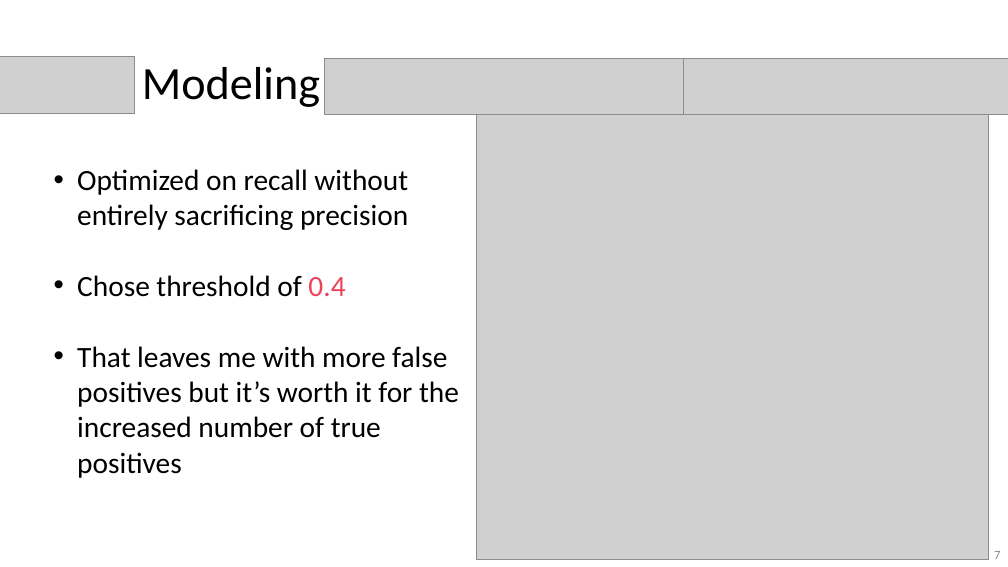
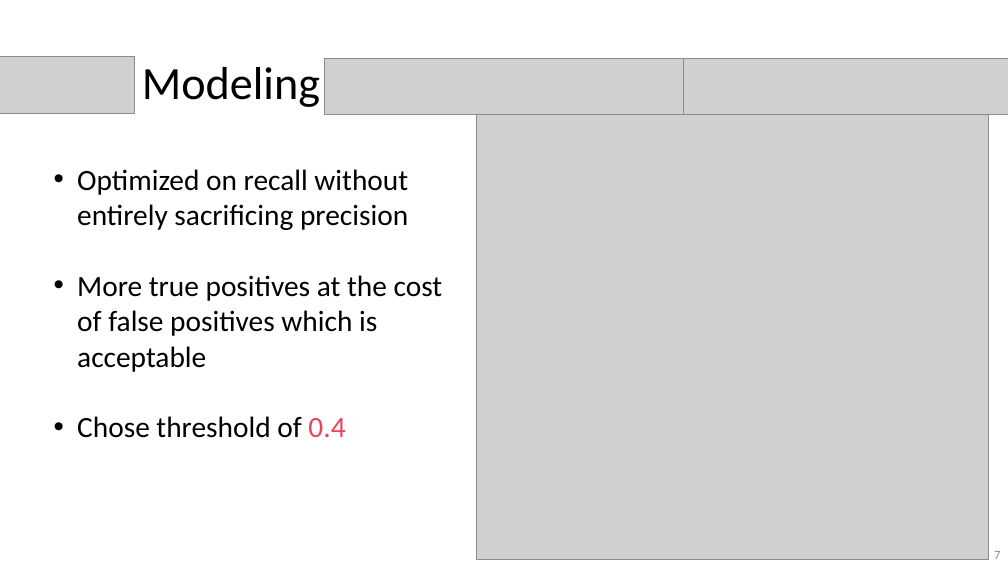
Before and after one commit to nkinnaird/GeneticVariantClassification, a slide deck: slide 7 of Presentation/GeneticVariantClassificationPres.pptx. Drawn at 1008x567 pixels with LibreOffice and Linux fonts; fonts in the diff are those of the drawing; grey boxes stand for pictures. Boxes give left, top, right and bottom in pixels: in the first picture for what was removed or moved away, otherwise in the second. Text is boxed around its words. In the diff, an @@ line names an element or a change of style, - is before the commit and + after.

```diff
--- a/Presentation/GeneticVariantClassificationPres.pptx
+++ b/Presentation/GeneticVariantClassificationPres.pptx
@@ text at (x1=77, y1=275, x2=443, y2=372): paragraph added @@
+• More true positives at the cost of false positives which is acceptable
@@ text at (x1=77, y1=346, x2=459, y2=478): paragraph removed @@
-• That leaves me with more false positives but it’s worth it for the increased number of true positives
```
Also in this commit, not shown: 4 other slides changed, 1 other file.
